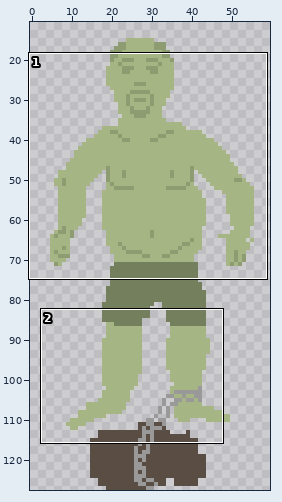
Pixel-art file: assets/art/male_corpse_obese.aseprite. Above: a wide view before the commit, with the close-up outlined.
Close-up. As it was:
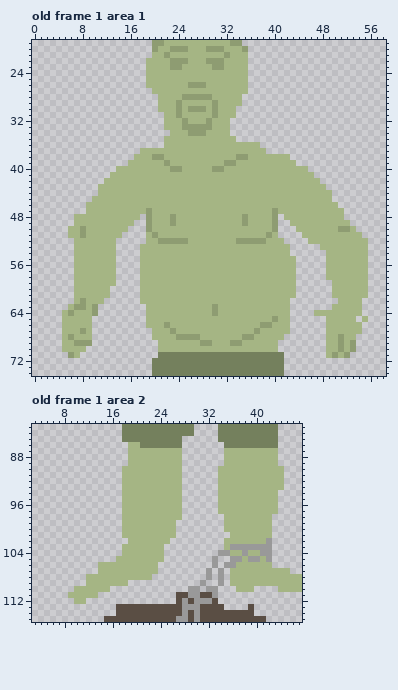
64x128 pixels, 3 frames. Shown: old frame 1 area 1: x 0..58, y 19..74; old frame 1 area 2: x 3..47, y 83..115. The wide view leaves out empty margins. The commit also changed other frames or places, which this record leaves out.
The same view after the edit:
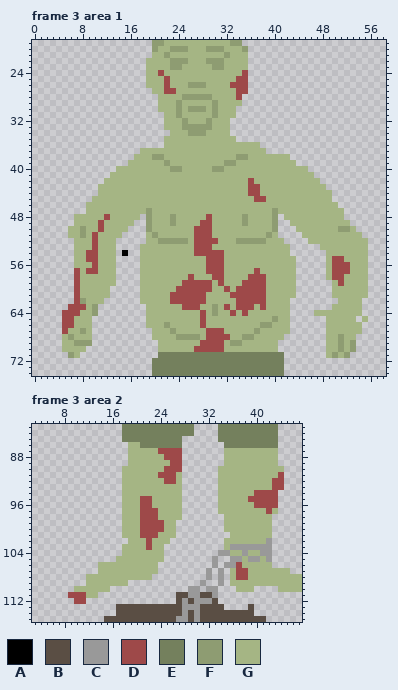
Palette (. is transparent): A #000000  B #5a4e44  C #999999  D #9e4949  E #74805d  F #8e9c72  G #a5b584
A new or re-ordered frame is compared with the old frame closest to it.
Change:
frames 3 -> 5
Changed rows in their new state; - is an unchanged pixel.
Frame 3 area 1 is new; against old frame 1, layer "Body":
first column x 21:
24 D-------------D
25 -D-----------DD
26 -D----------DDD
27 -DD----------DD
28 -------------D-
first column x 5:
42 -------------------------------D----------------
43 -------------------------------DD---------------
44 -------------------------------DD---------------
45 --------------------------------DD--------------
48 -------D----------------D-----------------------
49 ------D----------------DD-----------------------
50 ------D---------------DDD-----------------------
51 -----D----------------DDD-----------------------
52 -----D----------------DDDD----------------------
53 -----D----------------DDD-----------------------
54 ----DD----A-----------DDDDD---------------------
55 ----DD------------------DDD------------------DD-
56 -----D------------------DDD------------------DDD
57 --D-DD------------------DDD-----D------------DDD
58 --D------------------D---DD----DDD-----------DD-
59 --D-----------------DDDDD-D---DDDD------------D-
60 --D----------------DDDDDD--D-DDDDD--------------
61 --D---------------DDDDDD----DDDDDD--------------
62 --D---------------DDDDDD-----DDDDD--------------
63 -DDD----------------DDD----D-DDD-D--------------
64 DDD--------------------D----D-D-----------------
65 DD---------------------D------------------------
66 DD---------------------D------------------------
67 D-----------------------DDD---------------------
68 ------------------------DDDD--------------------
69 -----------------------DDDD---------------------
70 ----------------------DDDDD---------------------
Frame 3 area 2 is new; against old frame 1, layer "Body":
first column x 9:
 87 ---------------DDDD-----------------
 88 ----------------DDD-----------------
 89 -----------------DD-----------------
 90 ----------------DDD-----------------
 91 ---------------DDD-----------------D
 92 ----------------DD----------------DD
 93 ----------------------------------DD
 94 -------------------------------DDDD-
 95 ------------DD----------------DDDDD-
 96 ------------DD-----------------DDDD-
 97 ------------DDD------------------D--
 98 ------------DDD---------------------
 99 ------------DDDD--------------------
100 ------------DDDD--------------------
101 ------------DDD---------------------
102 -------------D----------------------
103 -------------D----------------------
106 ----------------------------D-------
107 ----------------------------DD------
108 ----------------------------DD------
111 DDD---------------------------------
112 -DD---------------------------------
